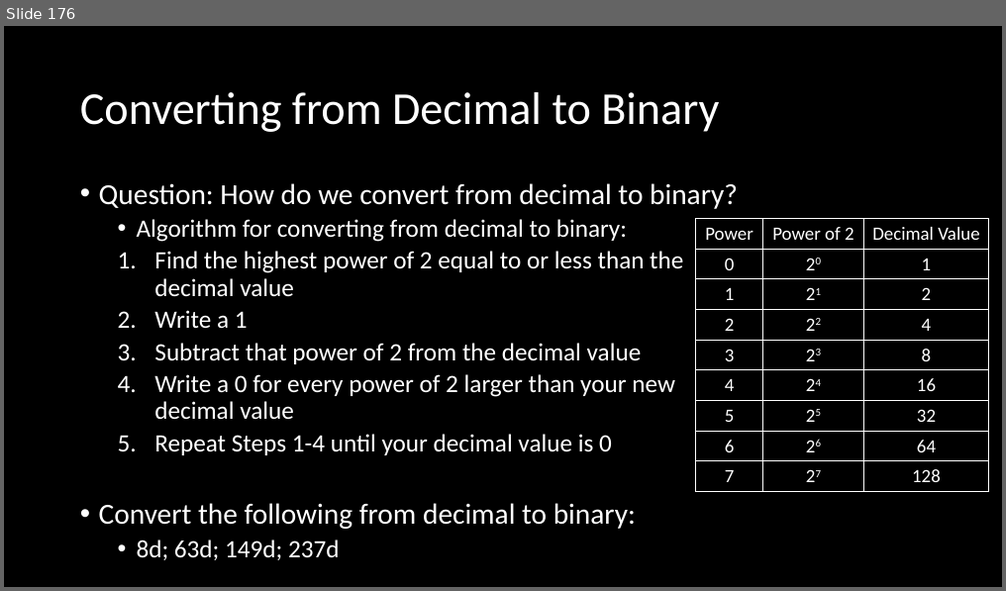
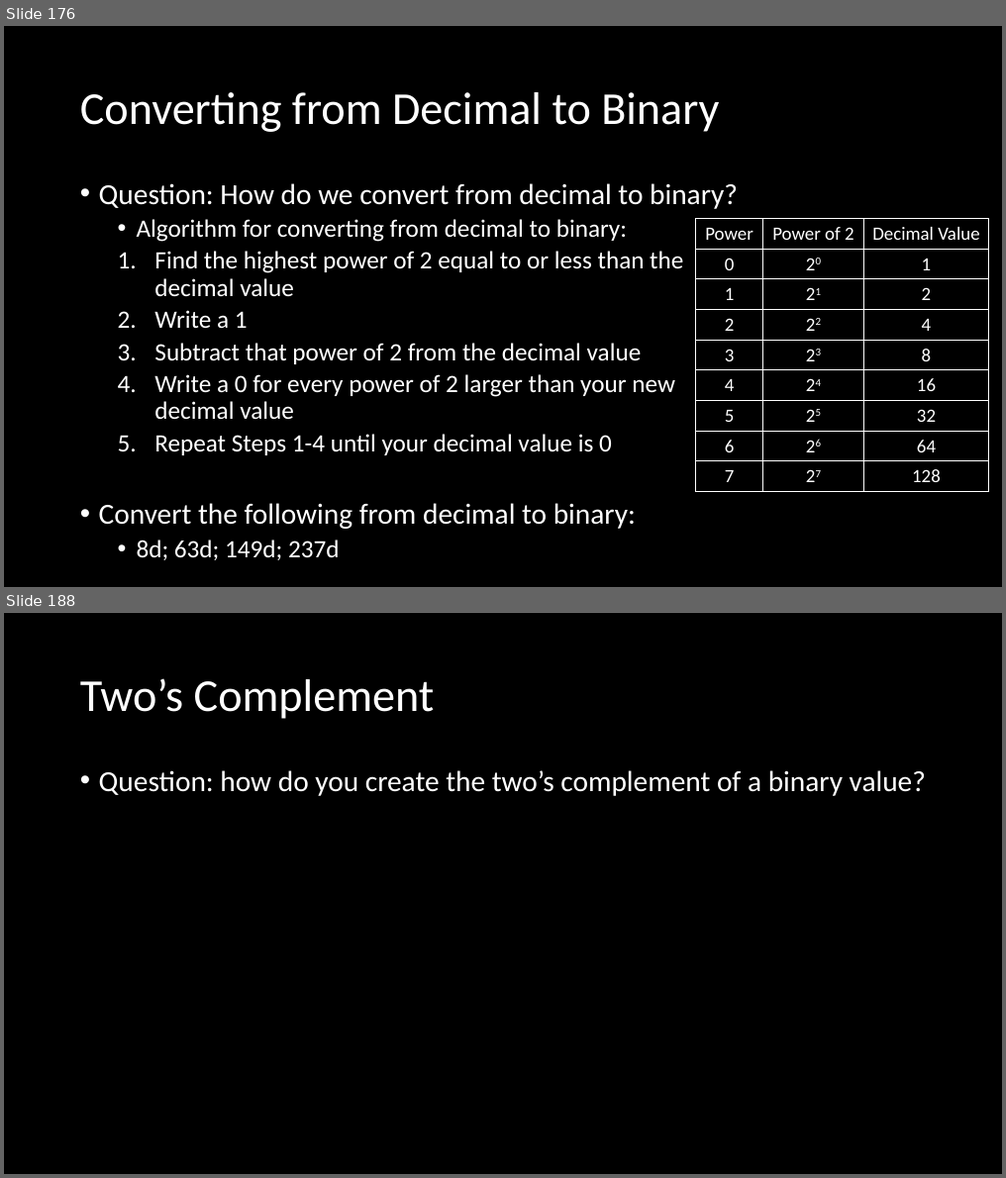
Before and after one commit to MrJoshGross/Course-Curricular-Material, a slide deck: wip/Lecture 3 - Representing Numbers in Binary.pptx. Shown one above the other, each under a label of ours: slide 176 before the commit, slides 176 and 188 after it; the slides between them are not shown. The pictures are 1006x591 and 1006x1178 pixels, drawn with LibreOffice and Linux fonts; fonts in the diff are those of the drawing. Boxes give left, top, right and bottom in pixels: in the first picture for what was removed or moved away, otherwise in the second. Text is boxed around its words. In the diff, an @@ line names an element or a change of style, - is before the commit and + after.

Commit message:
Update Lecture 3 - Representing Numbers in Binary.pptx
added 2's complement section

```diff
--- a/wip/Lecture 3 - Representing Numbers in Binary.pptx
+++ b/wip/Lecture 3 - Representing Numbers in Binary.pptx
@@ slide 188 added at bbox=[4, 613, 1002, 1174], background #000000 @@
@@ title added at bbox=[80, 678, 435, 719], 44 pt, text #FFFFFF @@
+Two’s Complement
@@ text added at bbox=[99, 770, 926, 796], 28 pt, text #FFFFFF @@
+• Question: how do you create the two’s complement of a binary value?
```
Also in this commit, not shown: 29 other slides added.
